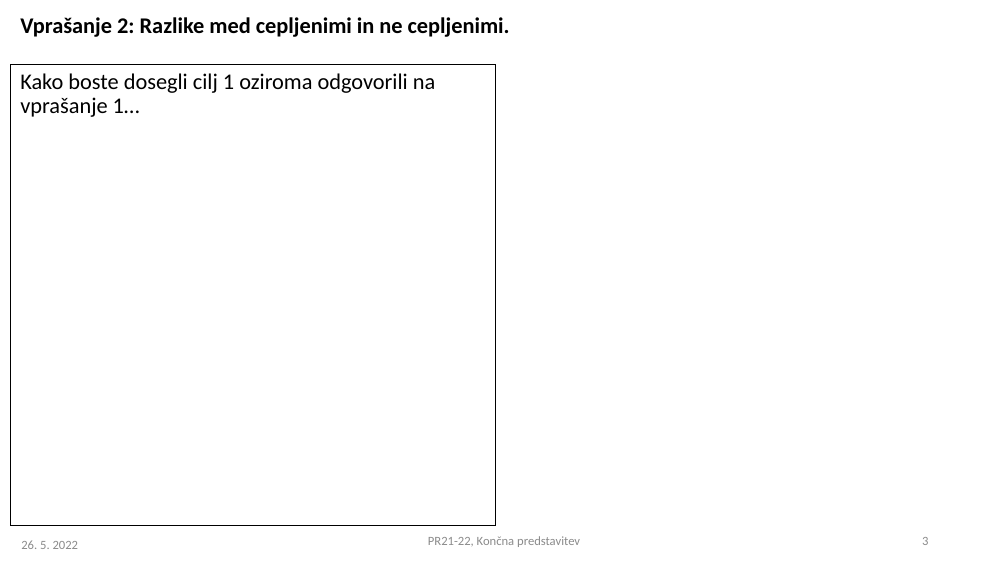
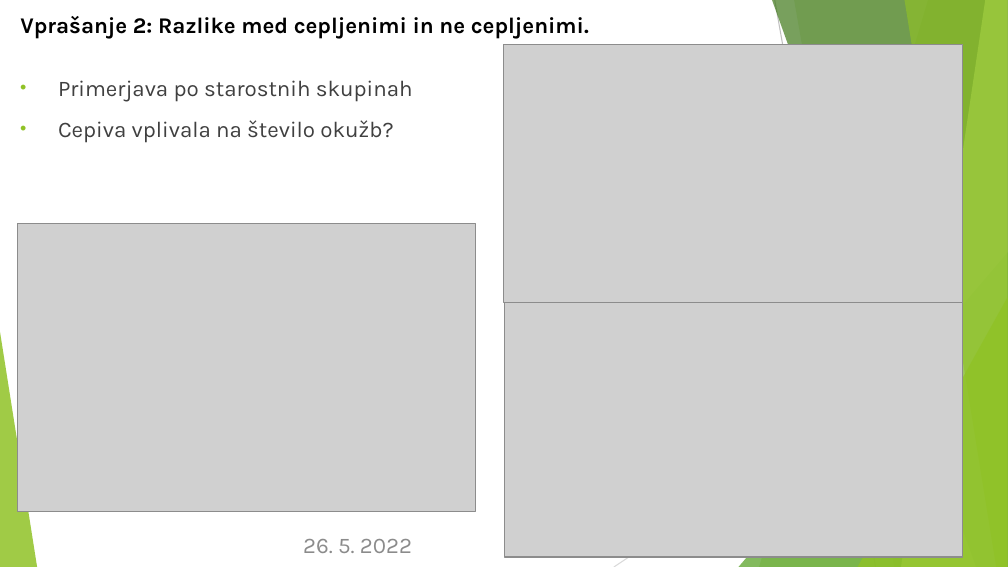
Before and after one commit to SerugaDavid/PR21DSZHMM, a slide deck: slide 3 of predstavitve/PR2021-22_koncna_01.pptx. Drawn at 1008x567 pixels with LibreOffice and Linux fonts; fonts in the diff are those of the drawing; grey boxes stand for pictures. Boxes give left, top, right and bottom in pixels: in the first picture for what was removed or moved away, otherwise in the second. Text is boxed around its words. In the diff, an @@ line names an element or a change of style, - is before the commit and + after.

Commit message:
Koncna predstavitev, povečan font na slikah

```diff
--- a/predstavitve/PR2021-22_koncna_01.pptx
+++ b/predstavitve/PR2021-22_koncna_01.pptx
@@ text "Vprašanje 2: Razlike med cepljenimi ..." at box(20, 16, 589, 39): font Calibri to Karla @@
@@ picture added at box(504, 44, 963, 302) @@
@@ text removed at box(10, 65, 496, 525) @@
-Kako boste dosegli cilj 1 oziroma odgovorili na vprašanje 1…
@@ text added at box(58, 80, 413, 143), 16 pt, text #404040 @@
+• Primerjava po starostnih skupinah
+• Cepiva vplivala na število okužb?
@@ picture added at box(17, 224, 476, 511) @@
@@ picture added at box(504, 299, 963, 556) @@
@@ group added at box(0, 0, 1008, 567): 5 freeform shapes, 3 triangles, 2 lines @@
@@ text "26. 5. 2022" at box(303, 539, 412, 553): size 9 to 16 pt, font Calibri to Karla; alignment left to right @@
@@ text removed at box(428, 536, 580, 547) @@
-PR21-22, Končna predstavitev
@@ page number removed at box(922, 537, 928, 545) @@
-3
```
Also in this commit, not shown: 4 other slides changed, 9 other files.
